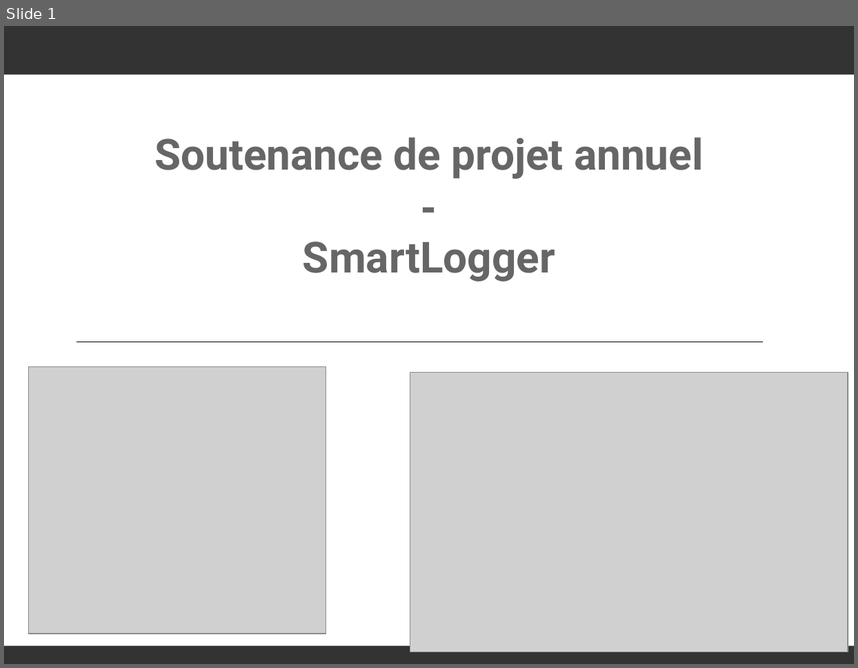
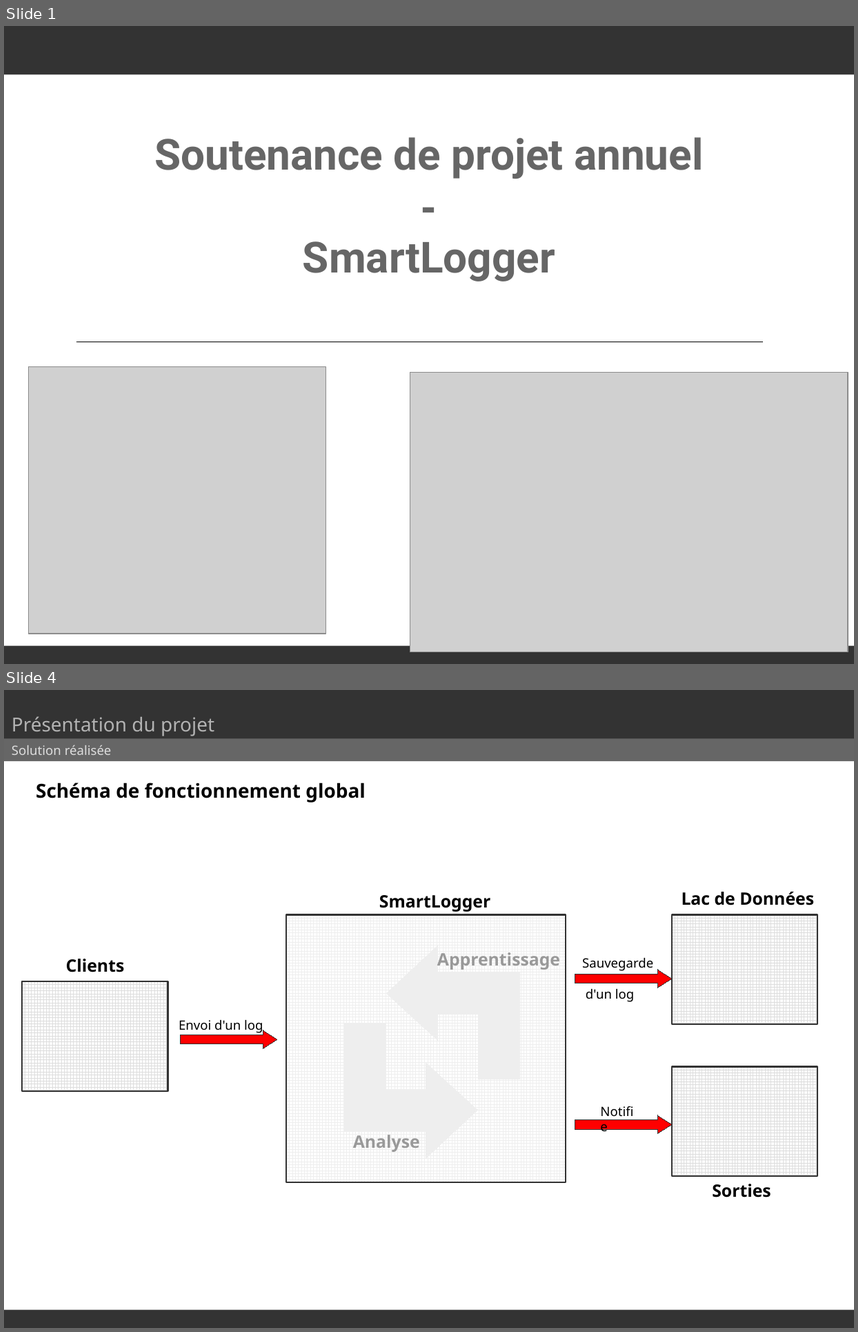
Before and after one commit to SmartLoggerManagement/SmartLogger, a slide deck: Soutenances/soutenance.odp. Shown one above the other, each under a label of ours: slide 1 before the commit, slides 1 and 4 after it; the slides between them are not shown. The pictures are 858x668 and 858x1332 pixels, drawn with LibreOffice and Linux fonts; fonts in the diff are those of the drawing; grey boxes stand for pictures. Boxes give left, top, right and bottom in pixels: in the first picture for what was removed or moved away, otherwise in the second. Text is boxed around its words. In the diff, an @@ line names an element or a change of style, - is before the commit and + after.

```diff
--- a/Soutenances/soutenance.odp
+++ b/Soutenances/soutenance.odp
@@ slide 4 added at bbox=[4, 690, 854, 1328], background #FFFFFF @@
@@ rectangle added at bbox=[4, 690, 854, 738], fill #333333 @@
@@ text added at bbox=[12, 716, 214, 736], 18 pt, text #B2B2B2 @@
+Présentation du projet
@@ rectangle added at bbox=[4, 732, 854, 761], fill #666666 @@
@@ text added at bbox=[12, 745, 112, 755], 12 pt, text #DDDDDD @@
+Solution réalisée
@@ text added at bbox=[36, 782, 366, 802], 18 pt, text #000000, bold @@
+Schéma de fonctionnement global
@@ text added at bbox=[379, 895, 490, 911], 16 pt, text #000000, bold @@
+SmartLogger
@@ text added at bbox=[682, 891, 814, 905], 16 pt, text #000000, bold @@
+Lac de Données
@@ rectangle added at bbox=[286, 914, 566, 1181], fill pattern #EEEEEE on #FFFFFF, outline #333333 1.42 pt @@
@@ rectangle added at bbox=[672, 914, 818, 1024], fill pattern #DDDDDD on #FFFFFF, outline #333333 1.42 pt @@
@@ text added at bbox=[66, 958, 125, 972], 16 pt, text #000000, bold @@
+Clients
@@ freeform shape added at bbox=[387, 945, 520, 1078], fill #EEEEEE, outline #EEEEEE 0 pt @@
@@ text added at bbox=[437, 952, 560, 969], 16 pt, text #999999, bold @@
+Apprentissage
@@ text added at bbox=[582, 958, 653, 1002], 12 pt, text #000000 @@
+Sauvegarde
+d'un log
@@ right arrow added at bbox=[575, 969, 672, 988], fill #FF0000, outline #333333 0 pt @@
@@ rectangle added at bbox=[23, 982, 168, 1091], fill pattern #DDDDDD on #FFFFFF, outline #333333 1.42 pt @@
@@ text added at bbox=[179, 1020, 263, 1033], 12 pt, text #000000 @@
+Envoi d'un log
@@ right arrow added at bbox=[180, 1030, 277, 1049], fill #FF0000, outline #333333 0 pt @@
@@ freeform shape added at bbox=[344, 1024, 477, 1157], fill #EEEEEE, outline #EEEEEE 0 pt @@
@@ rectangle added at bbox=[672, 1067, 818, 1176], fill pattern #DDDDDD on #FFFFFF, outline #333333 1.42 pt @@
@@ text added at bbox=[593, 1100, 648, 1142], 12 pt, text #000000 @@
+Notifie
@@ right arrow added at bbox=[575, 1115, 672, 1134], fill #FF0000, outline #333333 0 pt @@
@@ text added at bbox=[353, 1134, 420, 1152], 16 pt, text #999999, bold @@
+Analyse
@@ text added at bbox=[712, 1183, 771, 1197], 16 pt, text #000000, bold @@
+Sorties
@@ rectangle added at bbox=[4, 1310, 854, 1328], fill #333333 @@
```
Also in this commit, not shown: 6 slides changed, 2 other slides added, 2 other files.
